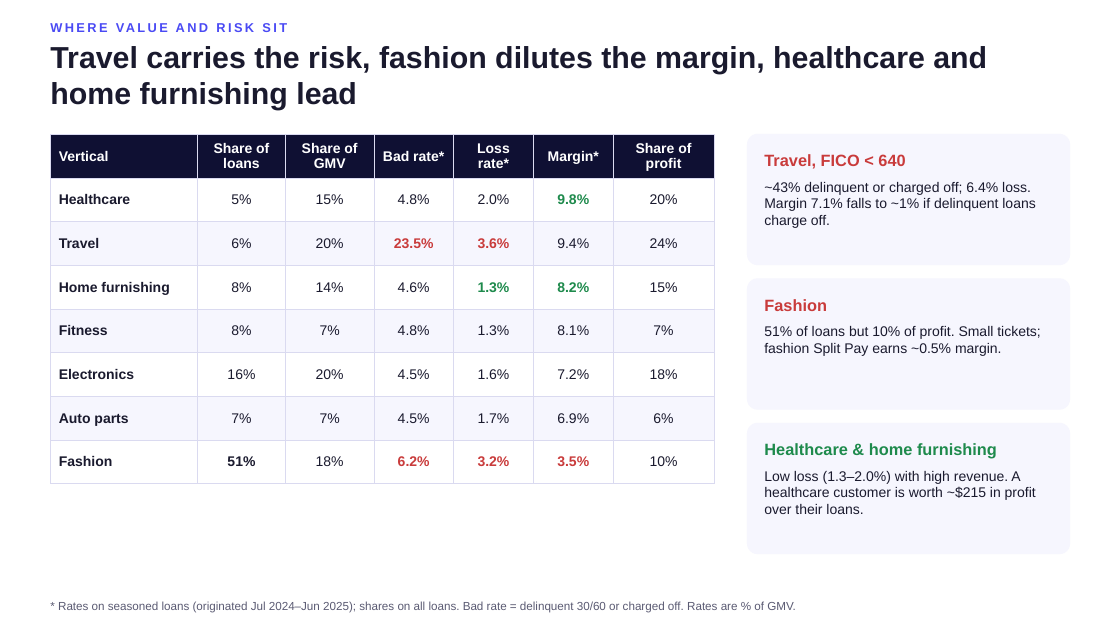
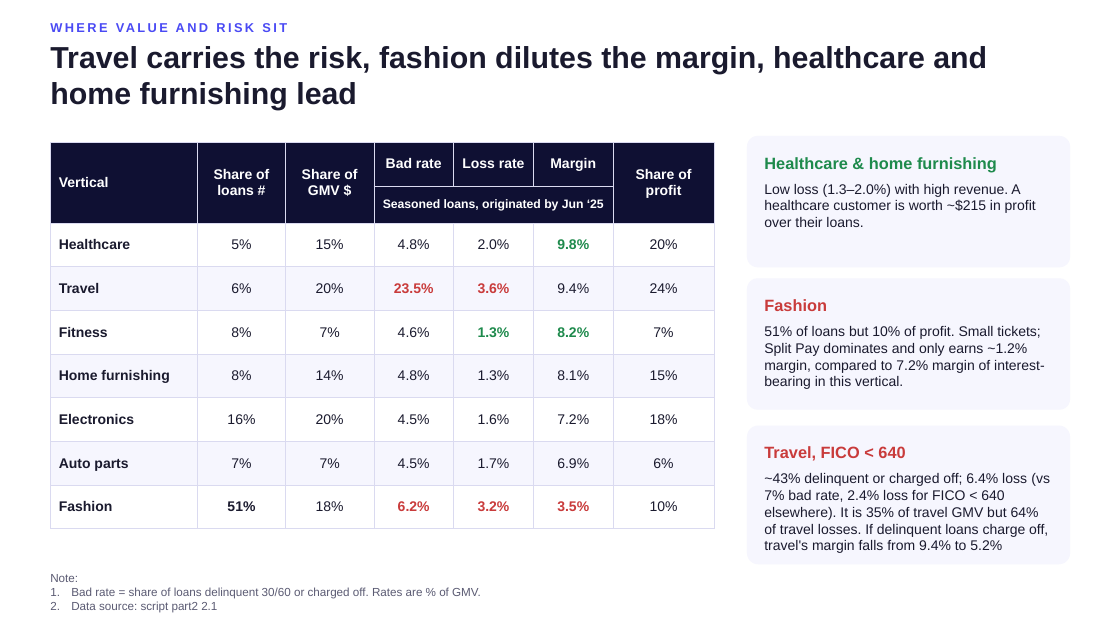
Before and after one commit to BrittanyZ919/Affirm-take-home-assignment, a slide deck: slide 3 of deck/portfolio_recommendation.pptx. Drawn at 1120x630 pixels with LibreOffice and Linux fonts; fonts in the diff are those of the drawing. Boxes give left, top, right and bottom in pixels: in the first picture for what was removed or moved away, otherwise in the second. Text is boxed around its words. In the diff, an @@ line names an element or a change of style, - is before the commit and + after.

```diff
--- a/deck/portfolio_recommendation.pptx
+++ b/deck/portfolio_recommendation.pptx
@@ table at box(50, 142, 714, 528) @@
-row 1: Vertical | Share of loans | Share of GMV | Bad rate* | Loss rate* | Margin* | Share of profit
+row 1: Vertical | Share of loans # | Share of GMV $ | Bad rate | Loss rate | Margin | Share of profit
+row 2:  |  |  | Seasoned loans, originated by Jun ‘25 |  |  | 
-row 4: Home furnishing | 8% | 14% | 4.6% | 1.3% | 8.2% | 15%
+row 5: Fitness | 8% | 7% | 4.6% | 1.3% | 8.2% | 7%
-row 5: Fitness | 8% | 7% | 4.8% | 1.3% | 8.1% | 7%
+row 6: Home furnishing | 8% | 14% | 4.8% | 1.3% | 8.1% | 15%
@@ table: place and size @@
-table at box(50, 134, 714, 470)
+table at box(50, 142, 714, 528)
@@ 2 texts, 1 rounded rectangle: place and size @@
-2 texts, 1 rounded rectangle at box(748, 423, 1070, 554)
+2 texts, 1 rounded rectangle at box(748, 136, 1070, 266)
@@ text at box(764, 326, 1044, 389): text changed @@
-51% of loans but 10% of profit. Small tickets; fashion Split Pay earns ~0.5% margin.
+51% of loans but 10% of profit. Small tickets; Split Pay dominates and only earns ~1.2% margin, compared to 7.2% margin of interest-bearing in this vertical.
@@ rounded rectangle: place and size @@
-rounded rectangle at box(748, 134, 1070, 265)
+rounded rectangle at box(748, 426, 1070, 564)
@@ text "Travel, FICO < 640": place and size @@
-text "Travel, FICO < 640" at box(764, 154, 905, 169)
+text "Travel, FICO < 640" at box(764, 446, 905, 461)
@@ text at box(764, 473, 1050, 553): text changed @@
-~43% delinquent or charged off; 6.4% loss. Margin 7.1% falls to ~1% if delinquent loans charge off.
+~43% delinquent or charged off; 6.4% loss (vs 7% bad rate, 2.4% loss for FICO < 640 elsewhere). It is 35% of travel GMV but 64% of travel losses. If delinquent loans charge off, travel's margin falls from 9.4% to 5.2%
@@ text at box(50, 574, 481, 613): text changed @@
-* Rates on seasoned loans (originated Jul 2024–Jun 2025); shares on all loans. Bad rate = delinquent 30/60 or charged off. Rates are % of GMV.
+Note:
+1. Bad rate = share of loans delinquent 30/60 or charged off. Rates are % of GMV.
+2. Data source: script part2 2.1
```
Also in this commit, not shown: 8 other slides changed, 1 other file.
